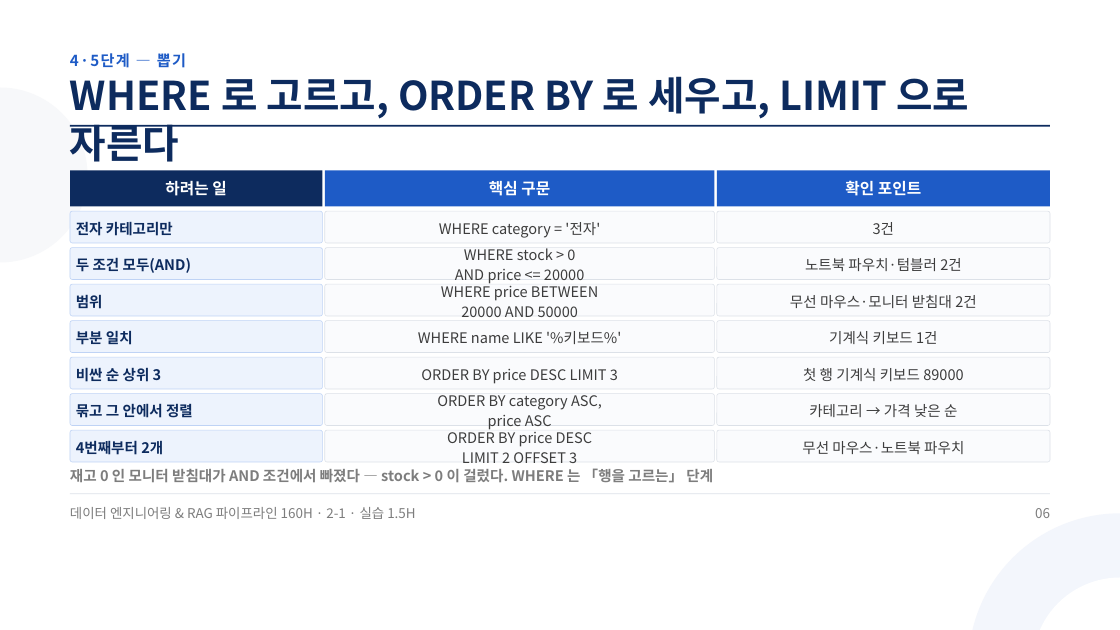
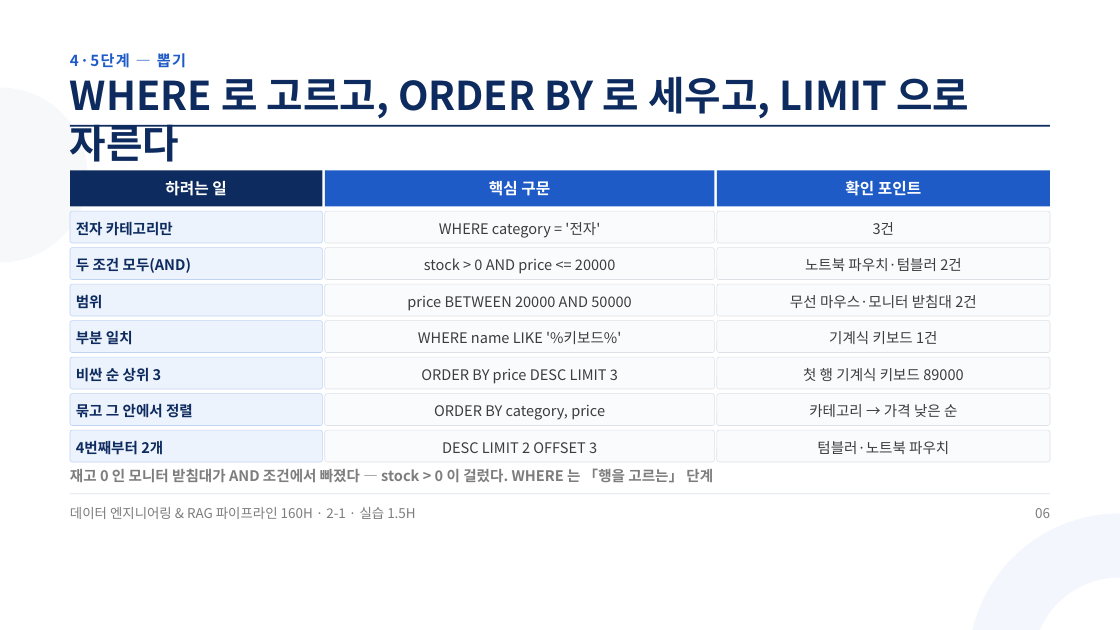
Before and after one commit to aebonlee/materials, a slide deck: slide 6 of data-eng/decks/w2d1s3.pptx. Drawn at 1120x630 pixels with LibreOffice and Linux fonts; fonts in the diff are those of the drawing. Boxes give left, top, right and bottom in pixels: in the first picture for what was removed or moved away, otherwise in the second. Text is boxed around its words. In the diff, an @@ line names an element or a change of style, - is before the commit and + after.

```diff
--- a/data-eng/decks/w2d1s3.pptx
+++ b/data-eng/decks/w2d1s3.pptx
@@ text at bbox=[424, 258, 615, 274]: text changed @@
-WHERE stock > 0
-AND price <= 20000
+stock > 0 AND price <= 20000
@@ text at bbox=[407, 296, 631, 311]: text changed @@
-WHERE price BETWEEN
-20000 AND 50000
+price BETWEEN 20000 AND 50000
@@ text at bbox=[434, 405, 605, 420]: text changed @@
-ORDER BY category ASC,
-price ASC
+ORDER BY category, price
@@ text at bbox=[442, 442, 597, 453]: text changed @@
-ORDER BY price DESC
-LIMIT 2 OFFSET 3
+DESC LIMIT 2 OFFSET 3
@@ text at bbox=[817, 441, 949, 454]: text changed @@
-무선 마우스·노트북 파우치
+텀블러·노트북 파우치
```
Also in this commit, not shown: 5 other slides changed, 9 other files.
